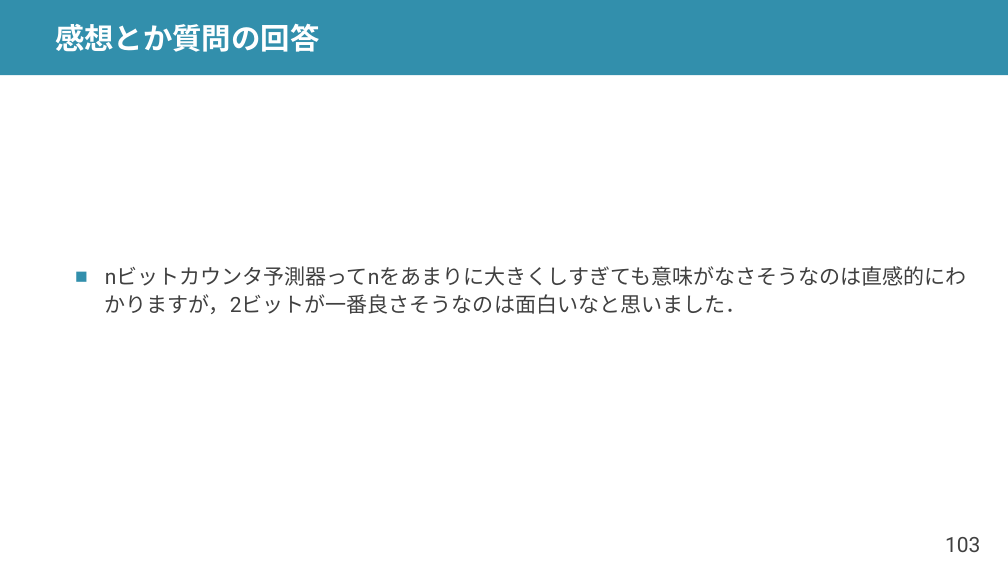
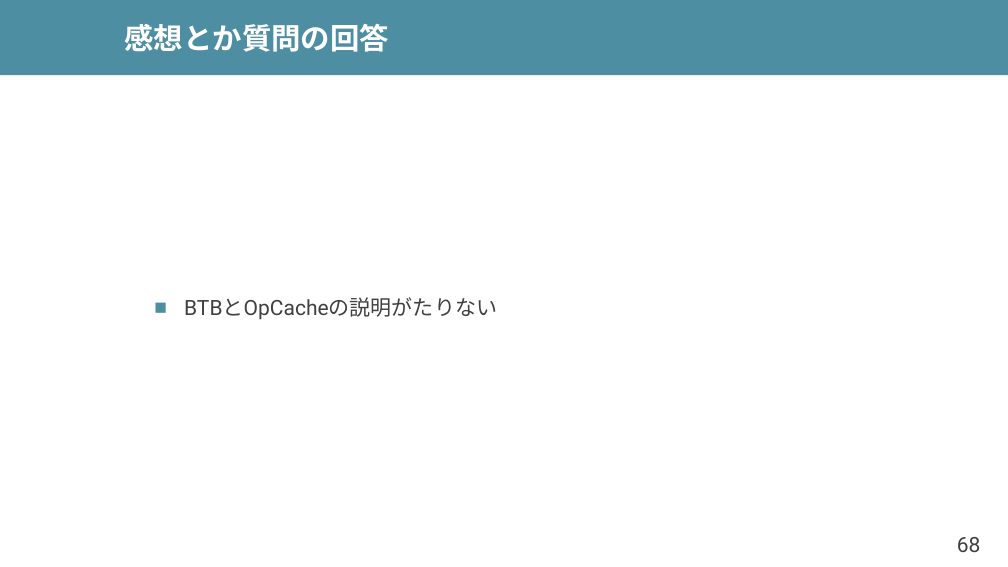
Before and after one commit to shioyadan/advanced-computer-organization, a slide deck: slide 68 of aco-shioya-07.pptx (slide 103 before the commit). Drawn at 1008x567 pixels with LibreOffice and Linux fonts; fonts in the diff are those of the drawing. Boxes give left, top, right and bottom in pixels: in the first picture for what was removed or moved away, otherwise in the second. Text is boxed around its words. In the diff, an @@ line names an element or a change of style, - is before the commit and + after.

```diff
--- a/aco-shioya-07.pptx
+++ b/aco-shioya-07.pptx
@@ rectangle at (0, 0, 1008, 75): fill #328FAC to #4E8EA2 @@
@@ title "感想とか質問の回答": place and size @@
-title "感想とか質問の回答" at (55, 23, 319, 52)
+title "感想とか質問の回答" at (125, 24, 389, 52)
@@ text removed at (105, 294, 747, 314) @@
-■ nビットカウンタ予測器ってnをあまりに大きくしすぎても意味がなさそうなのは直感的にわかりますが，2ビットが一番良さそうなのは面白いなと思いました．
@@ text added at (184, 297, 497, 320), 20 pt, text #404040 @@
+■ BTBとOpCacheの説明がたりない
@@ page number at (957, 537, 981, 552): text changed @@
-103
+68
```
Also in this commit, not shown: 55 other slides changed, 31 slides added, 57 slides removed, 2 other files.
